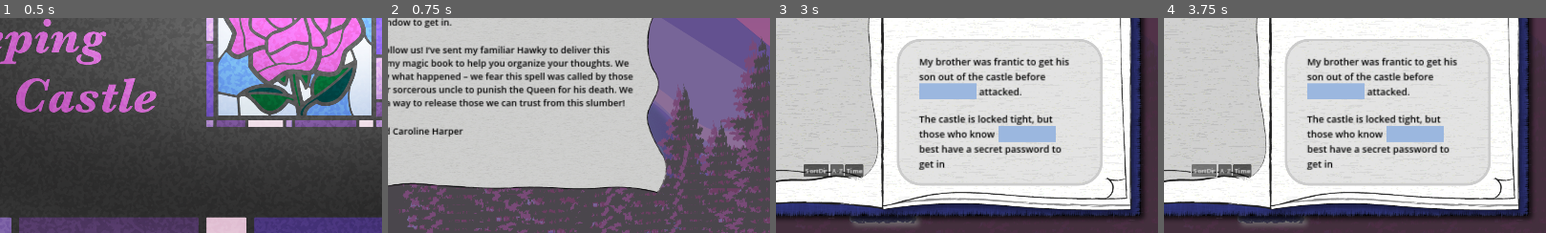
Above: before the commit, frames 1-4 (left to right).
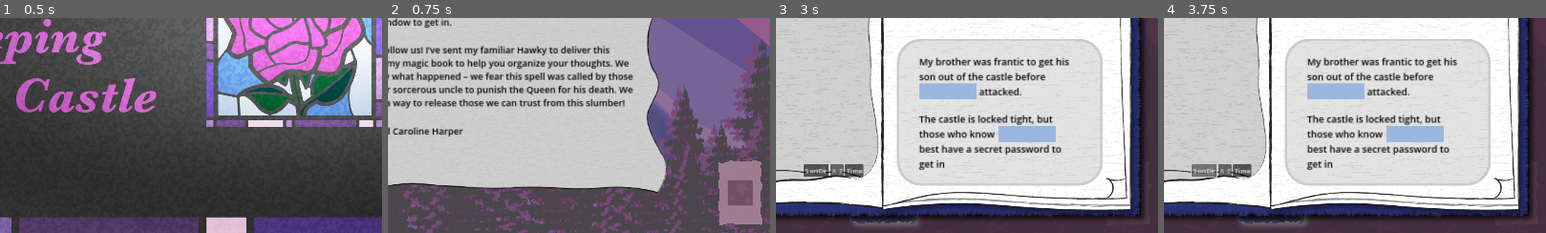
Above: after the commit, the same moments.

Repository: hwfwalton/SleepingCastleAlpha
Game: Godot game, scene res://root.tscn
Two runs of this game, one before a commit and one after it. Both use one fixed random seed, a clock stepped at 60 frames per second and the inputs below.
Inputs (mouse positions are % of the whole screen's width and height, from its top left):
- Up to frame 1 (0.5 s): no input
- Up to frame 2 (0.75 s): click "Start" at 0.5 s
- Up to frame 3 (3 s): click (40, 64) at 1.25 s; click (14, 98) at 2 s; click (96, 21) at 2.75 s
- Up to frame 4 (3.75 s): click "SortDir" at 3.5 s
The pictures show only the part of the screen within x 36-86%, y 48-98%; the shares and areas given below are measured in that part.

Frame 1 is identical in both runs. In frame 2, 2.9% of the frame differs, in the area x 86-98%, y 66-97%; in frame 3, less than 0.1%; in frame 4, less than 0.1%.

Commit message:
Make the welcome letter re-openable from castle0

Diff:
--- a/stages/castle0.tscn
+++ b/stages/castle0.tscn
@@ -6,6 +6,7 @@
 [ext_resource type="PackedScene" uid="uid://no2lghy85xom" path="res://world_items/artifact_sparkle.tscn" id="5_ipxsi"]
 [ext_resource type="PackedScene" uid="uid://ds41sfndwx00q" path="res://world_items/hidden_sparkle.tscn" id="6_w8axl"]
 [ext_resource type="PackedScene" uid="uid://qgibjy1gropy" path="res://world_items/container_sparkle.tscn" id="7_dsoi4"]
+[ext_resource type="Texture2D" uid="uid://dqw74dxw4uu4o" path="res://assets/notepageonly.png" id="7_leilo"]
 
 [node name="StageTemplate" instance=ExtResource("1_wfnam")]
 
@@ -80,3 +81,16 @@
 offset_right = 40.0
 offset_bottom = 1080.0
 artifact_name = "castle0/secret_critter_crew"
+
+[node name="Notepageonly" type="Sprite2D" parent="." index="9"]
+position = Vector2(1344, 960)
+scale = Vector2(0.215736, 0.215736)
+texture = ExtResource("7_leilo")
+
+[node name="ArtifactSparkle_Welcome" parent="." index="10" instance=ExtResource("5_ipxsi")]
+layout_mode = 0
+offset_left = 1312.0
+offset_top = 928.0
+offset_right = 1376.0
+offset_bottom = 992.0
+artifact_name = "castle0/welcome_letter"
Not shown: 1 places in stages/castle0.tscn that only renumber resources
